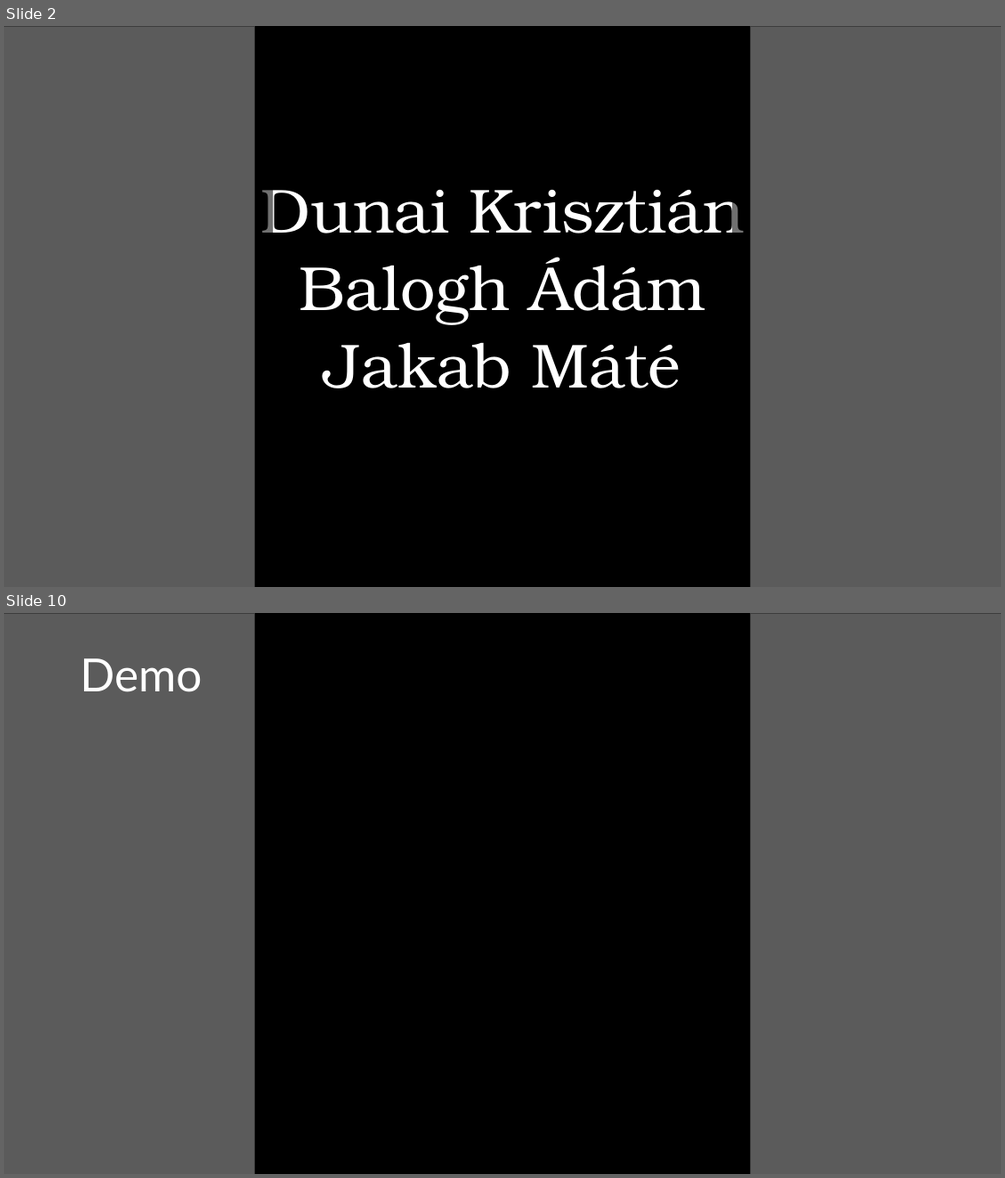
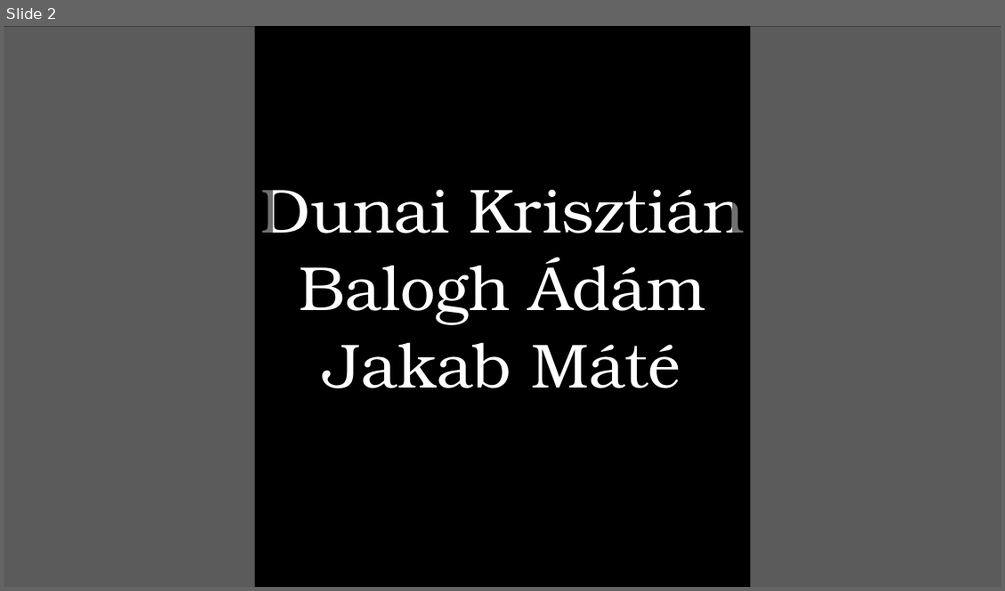
Before and after one commit to balogha2005/Tetris-projekt, a slide deck: PPT/Tetrisz ppt.pptx. Shown one above the other, each under a label of ours: slides 2 and 10 before the commit, slide 2 after it; the slides between them are not shown. The pictures are 1005x1178 and 1005x591 pixels, drawn with LibreOffice and Linux fonts; fonts in the diff are those of the drawing; grey boxes stand for pictures. Boxes give left, top, right and bottom in pixels: in the first picture for what was removed or moved away, otherwise in the second. Text is boxed around its words. In the diff, an @@ line names an element or a change of style, - is before the commit and + after.

```diff
--- a/PPT/Tetrisz ppt.pptx
+++ b/PPT/Tetrisz ppt.pptx
@@ slide 10 removed at box(4, 613, 1001, 1174), background #000000 @@
@@ picture removed at box(4, 613, 254, 1174) @@
@@ rectangle removed at box(4, 613, 273, 1174) @@
@@ rectangle removed at box(732, 613, 1001, 1174) @@
@@ picture removed at box(751, 613, 1001, 1174) @@
@@ title removed at box(80, 658, 202, 692) @@
-Demo
```
Also in this commit, not shown: 2 slides changed, 7 slides added, 5 other slides removed.
